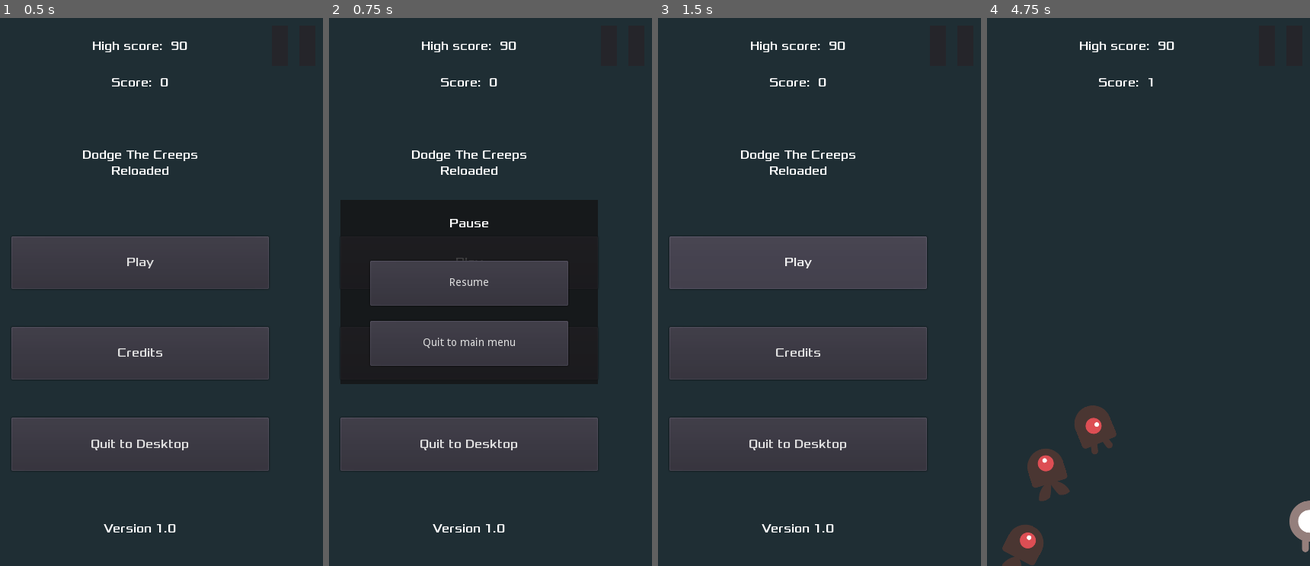
Above: before the commit, frames 1-4 (left to right).
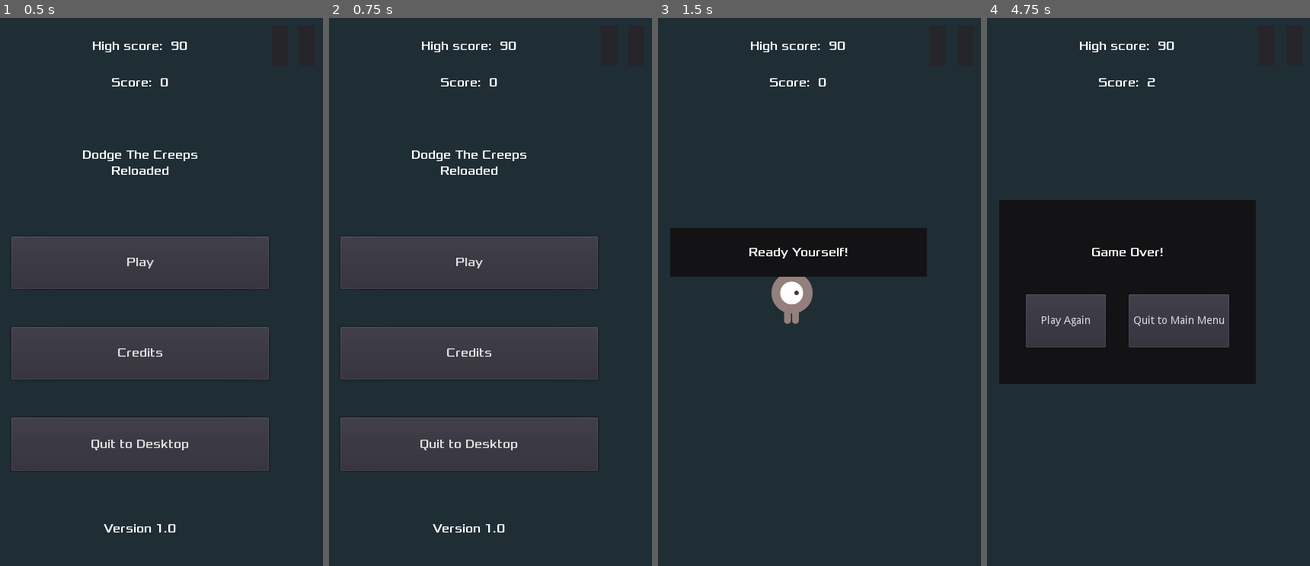
Above: after the commit, the same moments.

Repository: AlixBarreaux/dodge-the-beasties
Game: Godot game, scene res://Scenes/Main.tscn
Two runs of this game, one before a commit and one after it. Both use one fixed random seed, a clock stepped at 60 frames per second and the inputs below.
Inputs (mouse positions are in pixels of both pictures, inside the frame that each line leads up to):
- Up to frame 1 (0.5 s): no input
- Up to frame 2 (0.75 s): click (622, 45) at 0.5 s
- Up to frame 3 (1.5 s): click (796, 264) at 1.25 s, where only the run after the commit has a clickable "Play"
- Up to frame 4 (4.75 s): click (1125, 264) at 2 s, where only the run before the commit has a clickable "Play"; tap Enter at 2.75 s; hold D (move_right) 2.78-3.53 s; hold S (move_down) 3.53-4.28 s; hold D (move_right) from 4.28 s (still down)

Frame 1 is identical in both runs. In frame 2, 19% of the frame differs, in the area x 3-84%, y 33-67%; in frame 3, 24%; in frame 4, 29%, in the area x 3-100%, y 10-100%.

Commit message:
Fix: Pause menu now stops being displayed on GameOverMenu and MainMenu

Diff:
--- /dev/null
+++ b/Autoloads/global.gd
@@ -0,0 +1,10 @@
+extends Node
+
+
+# ----------------- DECLARE VARIABLES -----------------
+
+var can_pause_menu_show: bool = false
+
+# ---------------------- RUN CODE ---------------------
+
+# ----------------- DECLARE FUNCTIONS -----------------
--- a/Scenes/GUI/GameOverMenu.tscn
+++ b/Scenes/GUI/GameOverMenu.tscn
@@ -45,5 +45,6 @@
 size_flags_vertical = 3
 text = "Quit to Main Menu"
 
+[connection signal="visibility_changed" from="." to="." method="_on_GameOverMenu_visibility_changed"]
 [connection signal="pressed" from="HBoxContainer/PlayAgainButton" to="." method="_on_PlayAgainButton_pressed"]
 [connection signal="pressed" from="HBoxContainer/QuitToMainMenuButton" to="." method="_on_QuitToMainMenuButton_pressed"]
--- a/Scripts/game_over_menu.gd.gd
+++ b/Scripts/game_over_menu.gd.gd
@@ -24,3 +24,8 @@
 	self.hide()
 	Events.emit_signal("main_menu_requested")
 	return
+
+
+func _on_GameOverMenu_visibility_changed() -> void:
+	if self.visible:
+		Global.can_pause_menu_show = false
--- a/Scripts/main.gd
+++ b/Scripts/main.gd
@@ -76,6 +76,7 @@
 
 
 func on_game_started() -> void:
+	Global.can_pause_menu_show = true
 	self.score = 0
 	is_high_score_beat = false
 	hud.update_score(self.score)
--- a/pause_menu.gd
+++ b/pause_menu.gd
@@ -13,6 +13,11 @@
 
 
 func _unhandled_key_input(event: InputEventKey) -> void:
+	if not Global.can_pause_menu_show:
+		print("game is over, can't input")
+		return
+	print("Game not over, can input")
+
 	if Input.is_action_just_pressed("ui_cancel"):
 		if $Panel.visible:
 			get_tree().paused = false
@@ -33,6 +38,9 @@
 
 
 func _on_IconButton_pressed() -> void:
+	if not Global.can_pause_menu_show:
+		return
+
 	get_tree().paused = true
 	self.show_menu()
 	return
@@ -48,6 +56,8 @@
 	self.hide_menu()
 	Events.emit_signal("game_quited")
 	Events.emit_signal("main_menu_requested")
+
+	Global.can_pause_menu_show = false
 	get_tree().paused = false
 	return
 
--- a/project.godot
+++ b/project.godot
@@ -73,6 +73,7 @@
 
 Settings="*res://Autoloads/settings.gd"
 Events="*res://Autoloads/events.gd"
+Global="*res://Autoloads/global.gd"
 
 [display]
 
